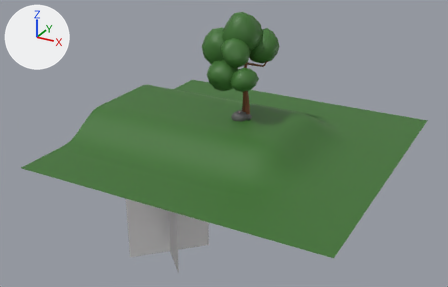
Before and after pictures for a commit that changed the glTF model assets/models/endings/forest-swing.glb.
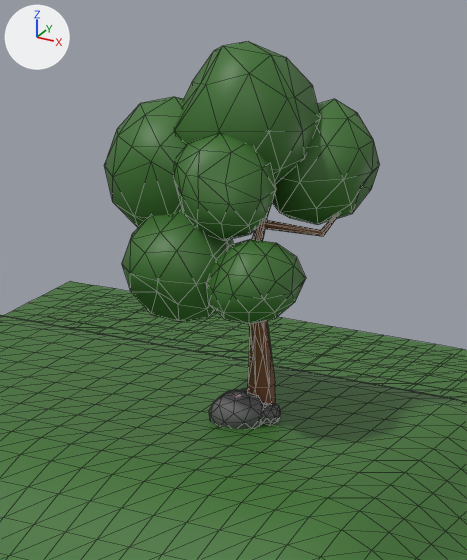
Each version appears first whole from a 50 mm lens placed at (15.6, -30.5, 14.9), pointed at (-1.1, -0.3, -0.2), and next in a close-up on the part from 38% to 68% of the width and 0% to 55% of the height. Lighting does not change. The marker at upper left points along +X, +Y and +Z. The older version's two pictures come first. The close-ups show mesh edges as thin lines. Where no turn or scale is listed for an object, it has been applied to the vertices. Vertices at exactly the same position are counted once.

Before the edit, the objects in view are built like this:
```python
me_vert_001 = bpy.data.meshes.new('Vert.001')
me_vert_001.from_pydata(...)  # 126 vertices, 240 faces; spans x -0.58..0.595, y -0.706..0.559, z -0.429..0.29
me_vert_001.materials.append(mat_rock)  # dark grey #616161
me_vert_011 = bpy.data.meshes.new('Vert.011')
me_vert_011.from_pydata(...)  # 450 vertices, 800 faces; spans x -2.29..1.85, y -1.81..2.27, z -3.53..2.84
# faces by material slot: [240, 560]
me_vert_011.materials.append(mat_tronco_normal)  # brown #744522
me_vert_011.materials.append(mat_turf)  # dark green #3f7331
me_平面_008 = bpy.data.meshes.new('平面.008')
me_平面_008.from_pydata(...)  # 315 vertices, 496 faces; spans x -8.2..8.6, y -8.2..8.7, z 1.2..1.3
me_平面_008.materials.append(mat_turf)  # dark green #3f7331
ob_pathboundary_ba = bpy.data.objects.new('PathBoundary.BA', me_平面_008)
ob_pathboundary_ba.location = (0.0, 0.0, -1.24)
ob_swing_hero = bpy.data.objects.new('Swing_Hero', me_vert_001)
ob_swing_hero.location = (-0.13, 0.38, 1.57)
ob_tree_hero = bpy.data.objects.new('Tree_Hero', me_vert_011)
ob_tree_hero.location = (-0.37, 0.44, 4.83)
# also in view: 'Ground_ForestClearing' at (0.0, 0.0, 0.7)
```
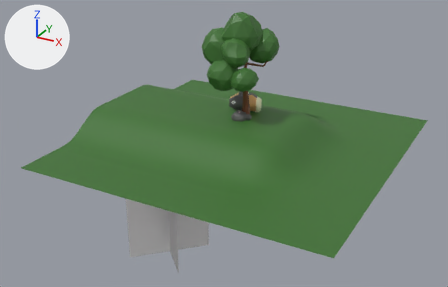
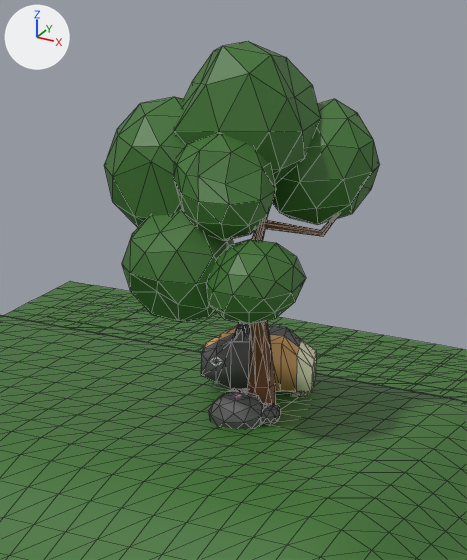
Edits to the scene script, one JSON object a line:
```json
{"op": "add", "block": "mat_白色", "code": ["mat_白色 = principled_material('白色')", "mat_白色.base_color = (0.8, 0.8, 0.8)  # white #e7e7e7"]}
{"op": "add", "block": "mat_棕色", "code": ["mat_棕色 = principled_material('棕色')", "mat_棕色.base_color = (0.8, 0.452, 0.159)  # orange #e7b36f"]}
{"block": "me_vert_011", "where": "me_vert_011.from_pydata(...)  # 450 vertices, 800 faces; spans x -2.29..1.85, y -1.81..2.27, z -3.53..2.84"}
{"block": "me_vert_011", "where": "# used by ob_tree_hero; location = (-0.37, 0.44, 4.83)"}
{"block": "me_vert_011", "change": "me_vert_011 part 1: 593 of the faces centred in x -2.27..1.77, y -1.74..2.16, z -1.53..2.79 are now shaded flat"}
{"op": "add", "block": "me_立方體", "code": ["me_立方體 = bpy.data.meshes.new('立方體')", "me_立方體.from_pydata(...)  # 181 vertices, 358 faces; spans x -0.99..1.07, y -0.61..0.76, z -0.41..0.74", "# faces by material slot: [136, 156, 4, 20, 42]", "me_立方體.materials.append(mat_rock)  # dark grey #616161", "me_立方體.materials.append(mat_紙張)  # pale yellow #feffd7", "me_立方體.materials.append(mat_信封)  # pink #ffbce3", "me_立方體.materials.append(mat_白色)  # white #e7e7e7", "me_立方體.materials.append(mat_棕色)  # orange #e7b36f"]}
{"op": "add", "block": "ob_立方體", "code": ["ob_立方體 = bpy.data.objects.new('立方體', me_立方體)", "ob_立方體.location = (-0.66, 1.71, 1.83)"]}
```

Pixel boxes (x1, y1, x2, y2) of what changed, in the close-ups (467 x 560 px):
```json
{"object": "立方體", "change": "added", "after": [201, 323, 316, 397], "faces in mat_rock (dark grey #616161)": [201, 323, 301, 390], "faces in mat_棕色 (orange #e7b36f)": [204, 326, 299, 392], "faces in mat_紙張 (pale yellow #feffd7)": [234, 327, 316, 397]}
{"part": 1, "of": "me_vert_011", "change": "shading changed", "before": [126, 45, 374, 324], "after": [126, 45, 374, 324]}
```
